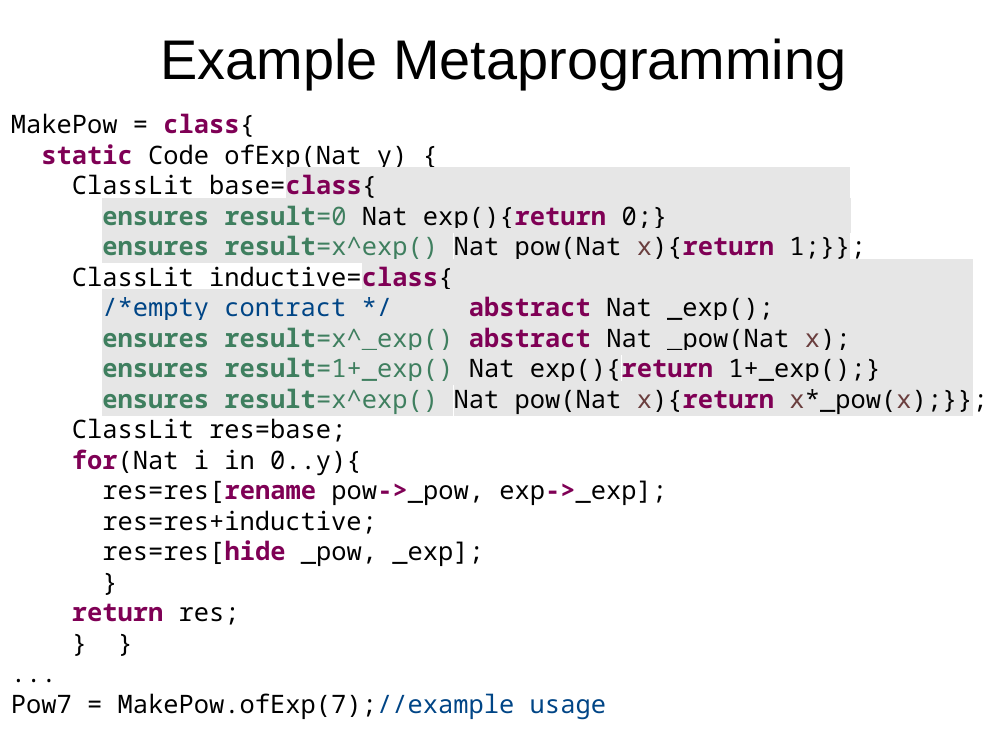
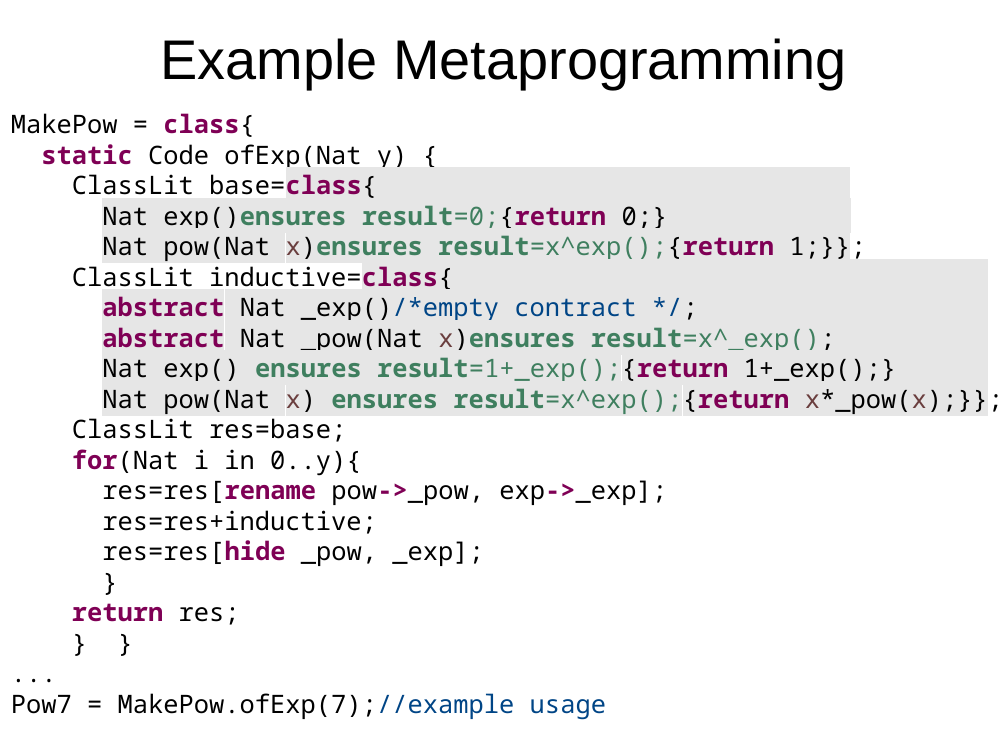
Before and after one commit to ElvisResearchGroup/L42, a slide deck: slide 10 of Main/papers/Sapling2/Slides.odp (slide 8 before the commit). Drawn at 1008x756 pixels with LibreOffice and Linux fonts; fonts in the diff are those of the drawing. Boxes give left, top, right and bottom in pixels: in the first picture for what was removed or moved away, otherwise in the second. Text is boxed around its words. In the diff, an @@ line names an element or a change of style, - is before the commit and + after.

```diff
--- a/Main/papers/Sapling2/Slides.odp
+++ b/Main/papers/Sapling2/Slides.odp
@@ text at (102, 205, 865, 261): text changed @@
-ensures result=0 Nat exp(){return 0;}
-ensures result=x^exp() Nat pow(Nat x){return 1;}};
+Nat exp()ensures result=0;{return 0;}
+Nat pow(Nat x)ensures result=x^exp();{return 1;}};
@@ text at (102, 296, 1003, 414): text changed; text colour #000000 to #3F7F5F @@
-/*empty contract */ abstract Nat _exp();
-ensures result=x^_exp() abstract Nat _pow(Nat x);
-ensures result=1+_exp() Nat exp(){return 1+_exp();}
-ensures result=x^exp() Nat pow(Nat x){return x*_pow(x);}};
+abstract Nat _exp()/*empty contract */;
+abstract Nat _pow(Nat x)ensures result=x^_exp();
+Nat exp() ensures result=1+_exp();{return 1+_exp();}
+Nat pow(Nat x) ensures result=x^exp();{return x*_pow(x);}};
```
Also in this commit, not shown: 8 other slides changed, 2 slides added, 1 other file.
